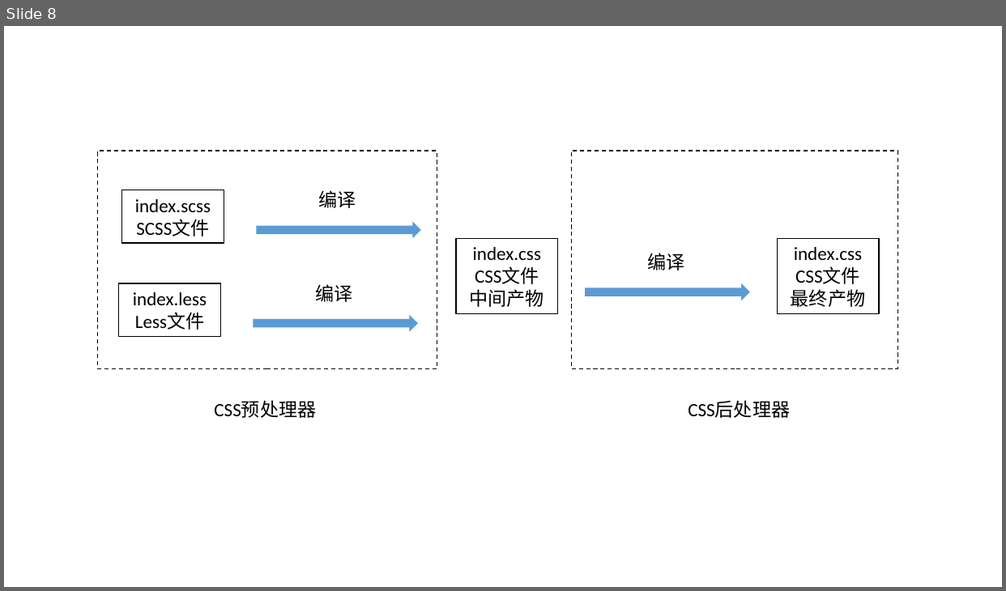
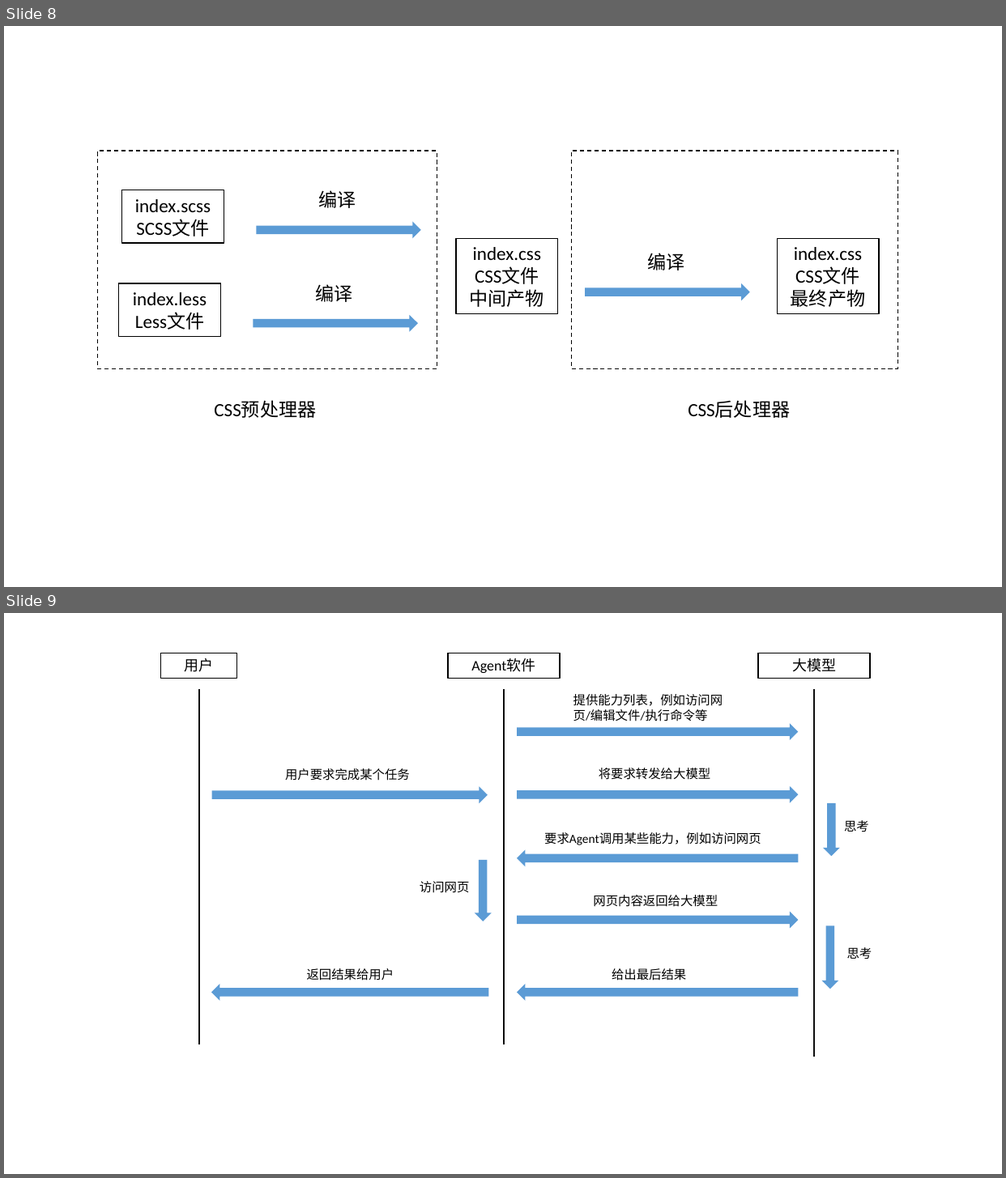
Before and after one commit to jzplp/jzplp.github.io, a slide deck: raws/画图.pptx. Shown one above the other, each under a label of ours: slide 8 before the commit, slides 8 and 9 after it. The pictures are 1006x591 and 1006x1178 pixels, drawn with LibreOffice and Linux fonts; fonts in the diff are those of the drawing. Boxes give left, top, right and bottom in pixels: in the first picture for what was removed or moved away, otherwise in the second. Text is boxed around its words. In the diff, an @@ line names an element or a change of style, - is before the commit and + after.

```diff
--- a/raws/画图.pptx
+++ b/raws/画图.pptx
@@ slide 9 added at box(4, 613, 1002, 1174), background #FFFFFF @@
@@ rectangle added at box(161, 653, 236, 679), outline #000000 1 pt, 14 pt, text #000000 @@
+用户
@@ rectangle added at box(448, 653, 560, 679), outline #000000 1 pt, 14 pt, text #000000 @@
+Agent软件
@@ rectangle added at box(759, 653, 870, 679), outline #000000 1 pt, 14 pt, text #000000 @@
+大模型
@@ line added from (198, 689) to (198, 1045), #0D0D0D 1.5 pt @@
@@ line added from (504, 689) to (504, 1045), #0D0D0D 1.5 pt @@
@@ text added at box(573, 694, 723, 722), 12 pt, text #000000 @@
+提供能力列表，例如访问网页/编辑文件/执行命令等
@@ line added from (814, 689) to (814, 1057), #0D0D0D 1.5 pt @@
@@ right arrow added at box(517, 723, 799, 740), fill #5B9BD5 @@
@@ text added at box(285, 769, 410, 781), 12 pt, text #000000 @@
+用户要求完成某个任务
@@ text added at box(599, 768, 710, 780), 12 pt, text #000000 @@
+将要求转发给大模型
@@ right arrow added at box(212, 786, 488, 804), fill #5B9BD5 @@
@@ right arrow added at box(517, 786, 799, 803), fill #5B9BD5 @@
@@ right arrow added at box(823, 803, 840, 856), fill #5B9BD5 @@
@@ text added at box(844, 820, 869, 832), 12 pt, text #000000 @@
+思考
@@ right arrow added at box(517, 850, 799, 867), fill #5B9BD5 @@
@@ text added at box(544, 833, 761, 845), 12 pt, text #000000 @@
+要求Agent调用某些能力，例如访问网页
@@ right arrow added at box(475, 860, 492, 922), fill #5B9BD5 @@
@@ text added at box(420, 881, 470, 893), 12 pt, text #000000 @@
+访问网页
@@ text added at box(593, 895, 718, 907), 12 pt, text #000000 @@
+网页内容返回给大模型
@@ right arrow added at box(517, 912, 799, 929), fill #5B9BD5 @@
@@ right arrow added at box(822, 926, 839, 989), fill #5B9BD5 @@
@@ text added at box(847, 948, 872, 959), 12 pt, text #000000 @@
+思考
@@ text added at box(307, 969, 394, 981), 12 pt, text #000000 @@
+返回结果给用户
@@ text added at box(612, 969, 686, 981), 12 pt, text #000000 @@
+给出最后结果
@@ right arrow added at box(211, 984, 489, 1002), fill #5B9BD5 @@
@@ right arrow added at box(517, 984, 799, 1002), fill #5B9BD5 @@
```
Also in this commit, not shown: 1 slide changed, 1 other slide added, 4 other files.
